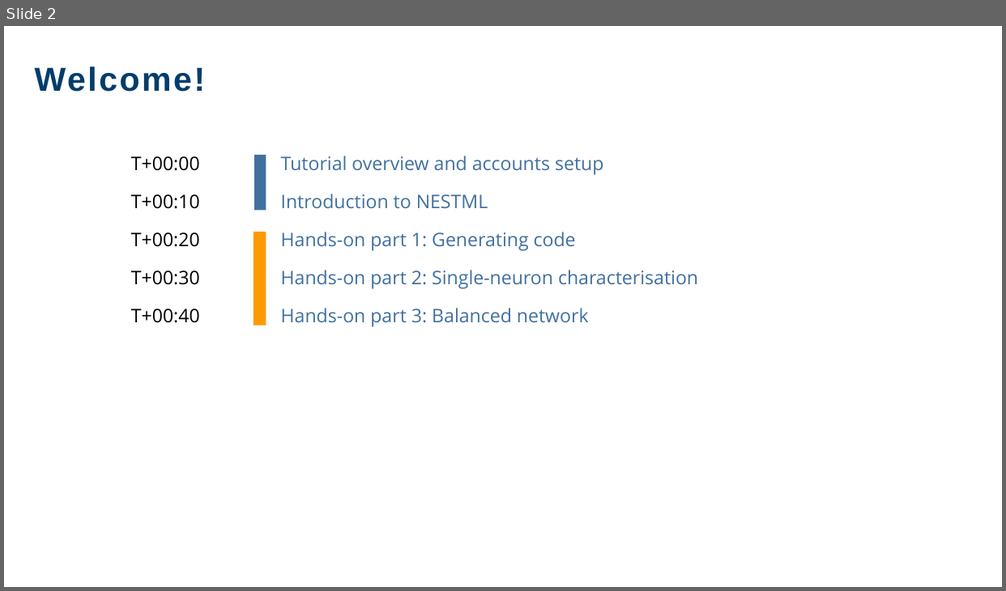
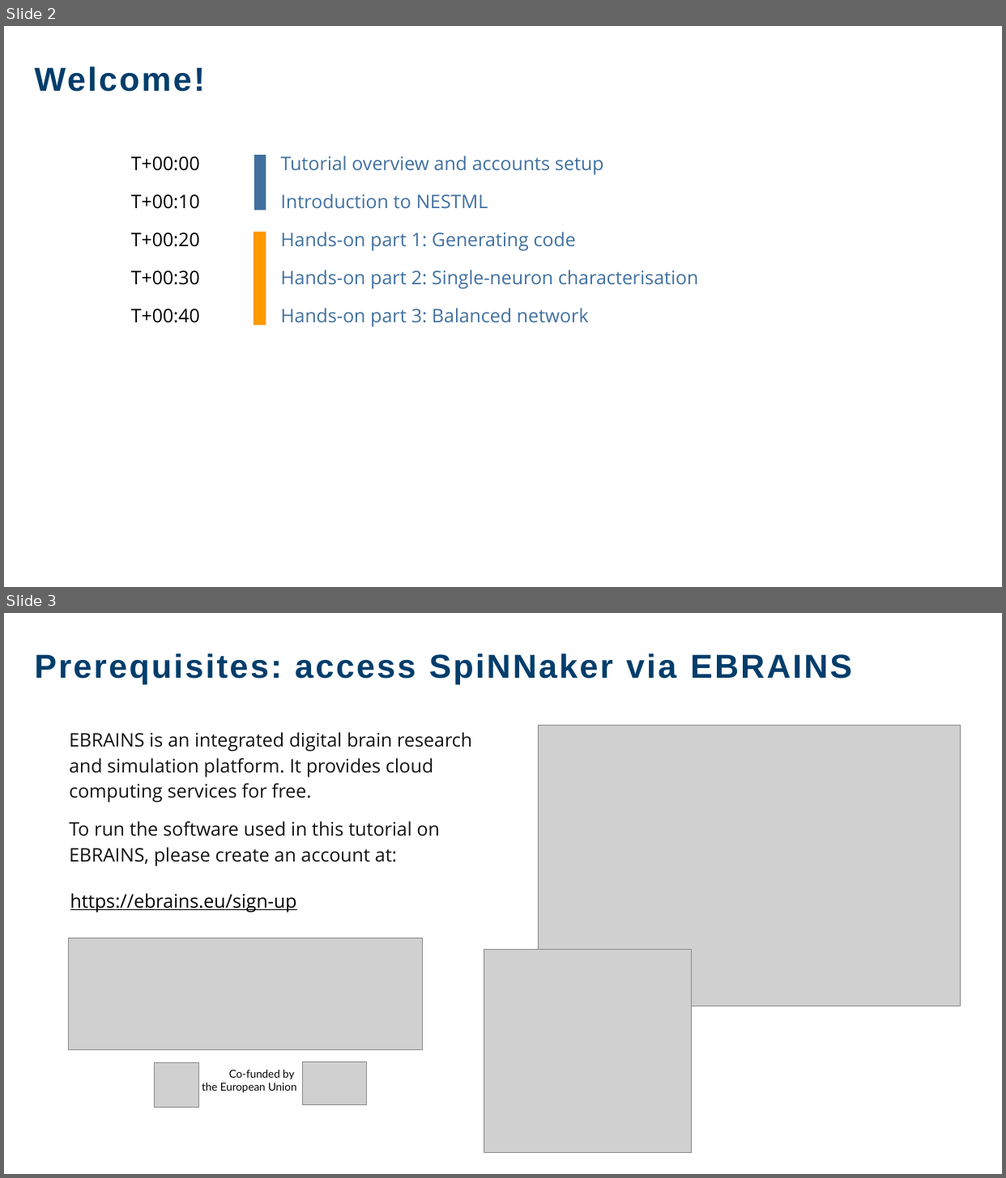
Before and after one commit to clinssen/ebrains-nestml-spinnaker, a slide deck: spinnaker-ebrains-at-NEST-Conference-2026.pptx. Shown one above the other, each under a label of ours: slide 2 before the commit, slides 2 and 3 after it. The pictures are 1006x591 and 1006x1178 pixels, drawn with LibreOffice and Linux fonts; fonts in the diff are those of the drawing; grey boxes stand for pictures; background and template pictures are left out. Boxes give left, top, right and bottom in pixels: in the first picture for what was removed or moved away, otherwise in the second. Text is boxed around its words. In the diff, an @@ line names an element or a change of style, - is before the commit and + after.

```diff
--- a/spinnaker-ebrains-at-NEST-Conference-2026.pptx
+++ b/spinnaker-ebrains-at-NEST-Conference-2026.pptx
@@ slide 3 added at (4,613,1002,1174), background #FFFFFF; not listed: 1 template element that a slide beside it also shows @@
@@ text added at (35,653,852,685), 32 pt, text #023D6B, bold @@
+Prerequisites: access SpiNNaker via EBRAINS
@@ text added at (69,732,472,867), 18 pt, text #111111 @@
+EBRAINS is an integrated digital brain research and simulation platform. It provides cloud computing services for free.
+To run the software used in this tutorial on EBRAINS, please create an account at:
@@ picture added at (538,726,961,1006) @@
@@ text added at (70,893,297,912), 18 pt, text #000000, underline @@
+https://ebrains.eu/sign-up
@@ picture added at (68,938,423,1050) @@
@@ picture added at (484,950,692,1153) @@
@@ picture added at (155,1063,198,1107) @@
@@ text added at (202,1070,296,1093), 10.5 pt, text #000000 @@
+Co-funded by
+the European Union
@@ picture added at (302,1063,366,1105) @@
```
Also in this commit, not shown: 4 other slides changed, 6 other slides added, 1 slide removed, 2 other files.
